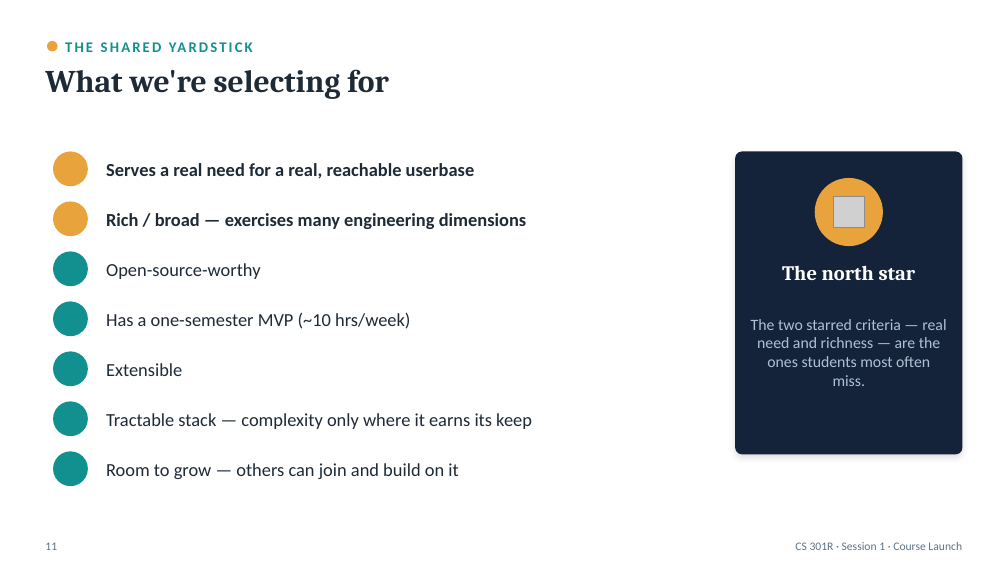
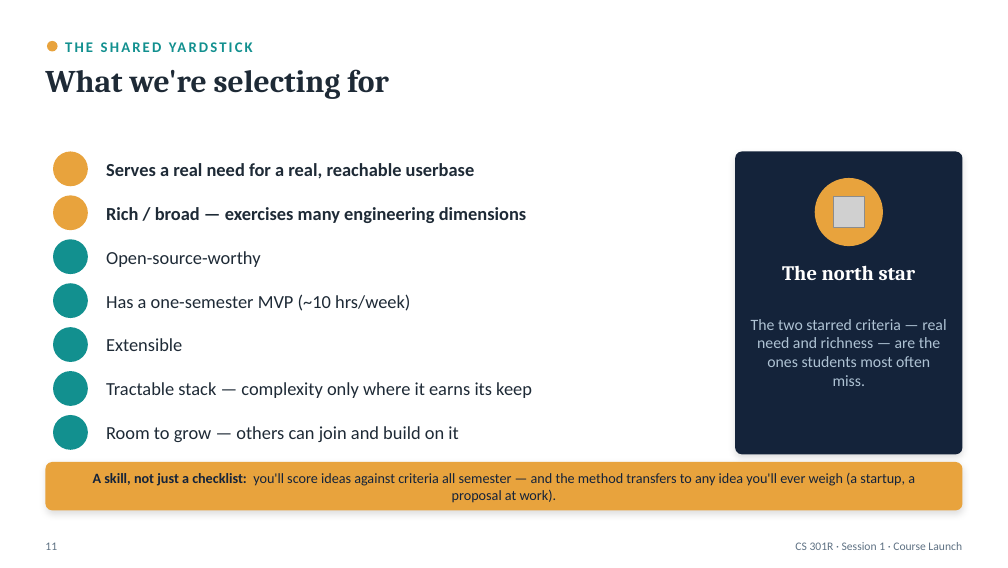
Before and after one commit to BYU-CS-Course-Ops/CS380, a slide deck: slide 11 of lectures/Session01-CourseLaunch.pptx. Drawn at 1008x568 pixels with LibreOffice and Linux fonts; fonts in the diff are those of the drawing; grey boxes stand for pictures; background and template pictures are left out. Boxes give left, top, right and bottom in pixels: in the first picture for what was removed or moved away, otherwise in the second. Text is boxed around its words. In the diff, an @@ line names an element or a change of style, - is before the commit and + after.

```diff
--- a/lectures/Session01-CourseLaunch.pptx
+++ b/lectures/Session01-CourseLaunch.pptx
@@ ellipse moved from (x1=53, y1=202, x2=88, y2=236) to (x1=53, y1=196, x2=88, y2=230) @@
@@ text "Rich / broad — exercises ..." moved from (x1=106, y1=213, x2=526, y2=229) to (x1=106, y1=207, x2=526, y2=223) @@
@@ ellipse moved from (x1=53, y1=252, x2=88, y2=286) to (x1=53, y1=239, x2=88, y2=274) @@
@@ text "Open-source-worthy" moved from (x1=106, y1=263, x2=261, y2=279) to (x1=106, y1=251, x2=261, y2=267) @@
@@ ellipse moved from (x1=53, y1=302, x2=88, y2=337) to (x1=53, y1=283, x2=88, y2=318) @@
@@ text "Has a one-semester MVP (~10 ..." moved from (x1=106, y1=312, x2=410, y2=329) to (x1=106, y1=294, x2=410, y2=311) @@
@@ ellipse moved from (x1=53, y1=352, x2=88, y2=387) to (x1=53, y1=327, x2=88, y2=362) @@
@@ text "Extensible" moved from (x1=106, y1=363, x2=182, y2=376) to (x1=106, y1=338, x2=182, y2=351) @@
@@ ellipse moved from (x1=53, y1=402, x2=88, y2=437) to (x1=53, y1=371, x2=88, y2=406) @@
@@ text "Tractable stack — complexity only ..." moved from (x1=106, y1=413, x2=532, y2=429) to (x1=106, y1=382, x2=532, y2=398) @@
@@ ellipse moved from (x1=53, y1=452, x2=88, y2=487) to (x1=53, y1=415, x2=88, y2=450) @@
@@ text "Room to grow — others ..." moved from (x1=106, y1=463, x2=458, y2=479) to (x1=106, y1=426, x2=458, y2=442) @@
@@ rounded rectangle added at (x1=45, y1=462, x2=963, y2=511), fill #E8A33D @@
@@ text added at (x1=93, y1=473, x2=915, y2=503), 13.5 pt, text #14233A @@
+A skill, not just a checklist: you'll score ideas against criteria all semester — and the method transfers to any idea you'll ever weigh (a startup, a proposal at work).
```
Also in this commit, not shown: 21 other files.
